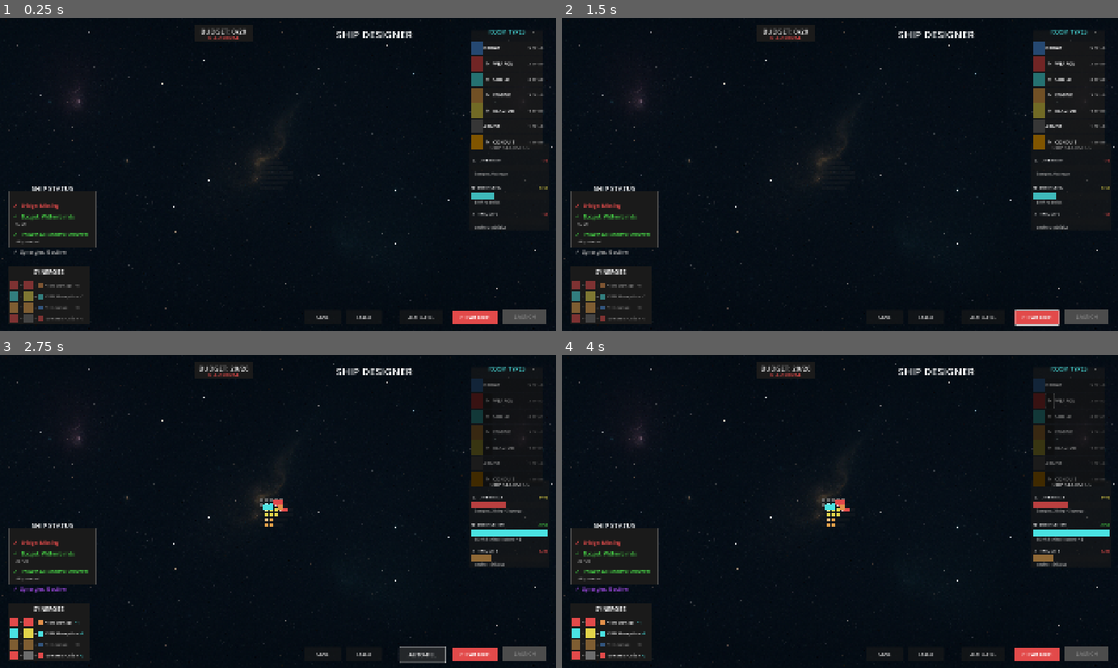
Above: before the commit, frames 1-4 (two rows, left to right).
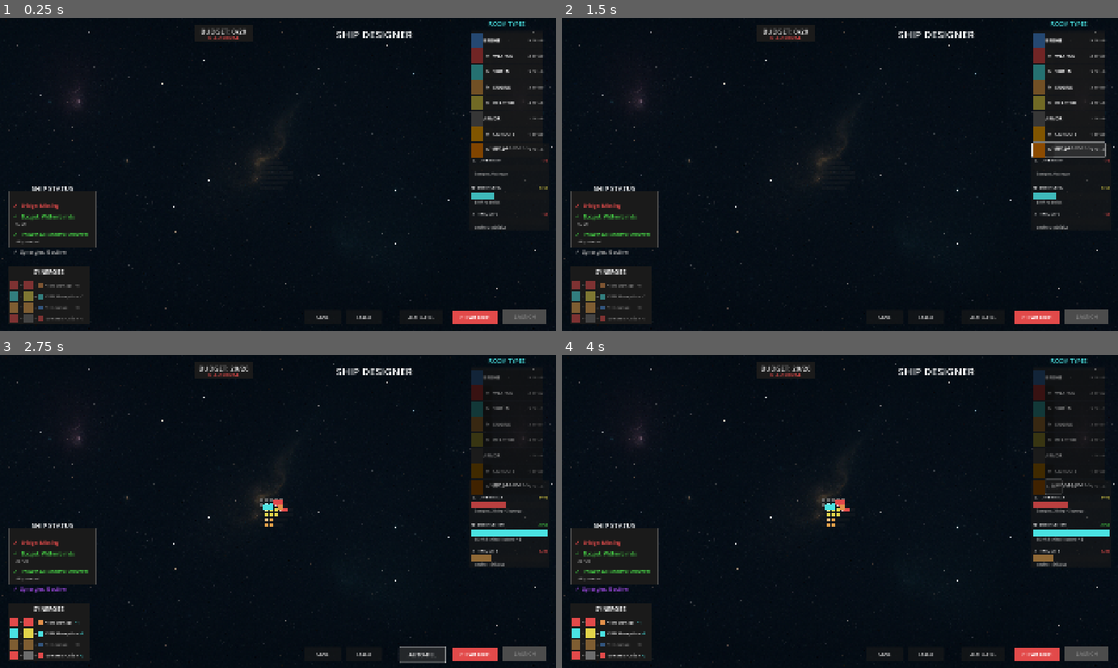
Above: after the commit, the same moments.

Repository: cautiouskurns/Startship-Designer
Game: Godot game, scene res://scenes/main/Main.tscn
Same seed, same stepped clock (60 frames per second), same inputs: the game is played once before the commit and once after it. This scene is started directly instead of the project's main scene. Sound files missing from this copy of the repository are replaced by a short silence.
Inputs (mouse positions are in pixels of both pictures, inside the frame that each line leads up to):
- Up to frame 1 (0.25 s): no input
- Up to frame 2 (1.5 s): click "CLEAR GRID" at 0.5 s; click (1067, 149) at 1.27 s
- Up to frame 3 (2.75 s): click "AUTO-FILL" at 2 s
- Up to frame 4 (4 s): click "↻" at 2.75 s; click (1051, 486) at 3.5 s, where only the run after the commit has a clickable "↻90°"

The runs differ from the first frame. In frame 1, 1.4% of the frame differs, in the area x 84-98%, y 1-45%; in frame 2, 1.8%, in the area x 81-98%, y 1-99%; in frame 3, 1.1%; in frame 4, 1.2%.

Commit message:
feat: Add Relay room type and update related UI components

Diff:
--- /dev/null
+++ b/scenes/components/rooms/Relay.tscn
@@ -0,0 +1,33 @@
+[gd_scene load_steps=2 format=3 uid="uid://room_relay_001"]
+
+[ext_resource type="Script" path="res://scripts/components/Room.gd" id="1"]
+
+[node name="Relay" type="Control"]
+layout_mode = 3
+anchors_preset = 0
+script = ExtResource("1")
+room_type = 8
+
+[node name="ColorRect" type="ColorRect" parent="."]
+layout_mode = 1
+anchors_preset = 15
+anchor_right = 1.0
+anchor_bottom = 1.0
+grow_horizontal = 2
+grow_vertical = 2
+color = Color(1, 0.533333, 0, 1)
+
+[node name="Label" type="Label" parent="."]
+layout_mode = 1
+anchors_preset = 15
+anchor_right = 1.0
+anchor_bottom = 1.0
+grow_horizontal = 2
+grow_vertical = 2
+theme_override_colors/font_color = Color(1, 1, 1, 1)
+theme_override_font_sizes/font_size = 8
+text = "RELAY"
+horizontal_alignment = 1
+vertical_alignment = 1
+autowrap_mode = 2
+clip_text = true
--- a/scenes/designer/components/RoomPalettePanel.tscn
+++ b/scenes/designer/components/RoomPalettePanel.tscn
@@ -56,3 +56,7 @@
 [node name="ConduitButton" parent="VBoxContainer" instance=ExtResource("2")]
 layout_mode = 2
 room_type = 7
+
+[node name="RelayButton" parent="VBoxContainer" instance=ExtResource("2")]
+layout_mode = 2
+room_type = 8
--- a/scripts/data/RoomData.gd
+++ b/scripts/data/RoomData.gd
@@ -9,7 +9,8 @@
 	ENGINE,
 	REACTOR,
 	ARMOR,
-	CONDUIT
+	CONDUIT,
+	RELAY  # Feature 1.2: Power relay module (2×2)
 }
 
 ## Helper function to generate rectangular room shape from width and height
@@ -29,7 +30,8 @@
 	RoomType.ENGINE: 3,  # Phase 10.7: Changed from 2 (now occupies 4 tiles in 2×2)
 	RoomType.REACTOR: 4,  # Phase 10.7: Changed to 4 (now occupies 6 tiles in 3×2 rectangle)
 	RoomType.ARMOR: 1,   # Unchanged (occupies 1 tile)
-	RoomType.CONDUIT: 1  # Feature 2.1: EPS conduit (occupies 1 tile)
+	RoomType.CONDUIT: 1,  # Feature 2.1: EPS conduit (occupies 1 tile)
+	RoomType.RELAY: 3  # Feature 1.2: Power relay (occupies 4 tiles in 2×2)
 }
 
 ## Room shapes - just specify width×height, helper function generates coordinates
@@ -41,7 +43,8 @@
 	RoomType.ENGINE: make_rect_shape(2, 2),  # 2×2 square
 	RoomType.REACTOR: make_rect_shape(3, 2), # 3×2 rectangle
 	RoomType.ARMOR: make_rect_shape(1, 1),   # 1×1 single tile
-	RoomType.CONDUIT: make_rect_shape(1, 1)  # 1×1 single tile
+	RoomType.CONDUIT: make_rect_shape(1, 1),  # 1×1 single tile
+	RoomType.RELAY: make_rect_shape(2, 2)  # 2×2 square (Feature 1.2)
 }
 
 ## Room colors (hex values from design doc)
@@ -53,7 +56,8 @@
 	RoomType.ENGINE: Color(0.886, 0.627, 0.290),    # #E2A04A orange
 	RoomType.REACTOR: Color(0.886, 0.831, 0.290),   # #E2D44A yellow
 	RoomType.ARMOR: Color(0.424, 0.424, 0.424),     # #6C6C6C gray
-	RoomType.CONDUIT: Color(1.0, 0.667, 0.0)        # #FFAA00 yellow-orange
+	RoomType.CONDUIT: Color(1.0, 0.667, 0.0),        # #FFAA00 yellow-orange
+	RoomType.RELAY: Color(1.0, 0.533, 0.0)        # #FF8800 orange (Feature 1.2)
 }
 
 ## Room display labels
@@ -65,7 +69,8 @@
 	RoomType.ENGINE: "ENGINE",
 	RoomType.REACTOR: "REACTOR",
 	RoomType.ARMOR: "ARMOR",
-	RoomType.CONDUIT: "CONDUIT"
+	RoomType.CONDUIT: "CONDUIT",
+	RoomType.RELAY: "RELAY"  # Feature 1.2
 }
 
 ## Placement constraints (column indices, -1 means any column)
@@ -81,7 +86,8 @@
 	RoomType.ENGINE: [0, 1],   # Leftmost 2 columns (back of ship)
 	RoomType.REACTOR: [],      # Any column
 	RoomType.ARMOR: [],        # Any column
-	RoomType.CONDUIT: []       # Any column
+	RoomType.CONDUIT: [],       # Any column
+	RoomType.RELAY: []         # Any column (Feature 1.2)
 }
 
 ## Get cost for a room type
--- a/scripts/designer/RoomPalettePanel.gd
+++ b/scripts/designer/RoomPalettePanel.gd
@@ -14,6 +14,7 @@
 @onready var reactor_button: RoomTypeButton = $VBoxContainer/ReactorButton
 @onready var armor_button: RoomTypeButton = $VBoxContainer/ArmorButton
 @onready var conduit_button: RoomTypeButton = $VBoxContainer/ConduitButton
+@onready var relay_button: RoomTypeButton = $VBoxContainer/RelayButton  # Feature 1.2
 
 ## Track currently selected button
 var selected_button: RoomTypeButton = null
@@ -22,7 +23,7 @@
 var all_buttons: Array[RoomTypeButton] = []
 
 func _ready():
-	all_buttons = [bridge_button, weapon_button, shield_button, engine_button, reactor_button, armor_button, conduit_button]
+	all_buttons = [bridge_button, weapon_button, shield_button, engine_button, reactor_button, armor_button, conduit_button, relay_button]  # Feature 1.2: Added relay_button
 
 	# Connect signals from all buttons
 	for button in all_buttons:
--- a/scripts/designer/ShipDesigner.gd
+++ b/scripts/designer/ShipDesigner.gd
@@ -75,7 +75,8 @@
 	RoomData.RoomType.ENGINE: preload("res://scenes/components/rooms/Engine.tscn"),
 	RoomData.RoomType.REACTOR: preload("res://scenes/components/rooms/Reactor.tscn"),
 	RoomData.RoomType.ARMOR: preload("res://scenes/components/rooms/Armor.tscn"),
-	RoomData.RoomType.CONDUIT: preload("res://scenes/components/rooms/Conduit.tscn")
+	RoomData.RoomType.CONDUIT: preload("res://scenes/components/rooms/Conduit.tscn"),
+	RoomData.RoomType.RELAY: preload("res://scenes/components/rooms/Relay.tscn")  # Feature 1.2
 }
 
 ## Track all placed room instances (Phase 7.1 - multi-tile rooms)
@@ -927,7 +928,8 @@
 		RoomData.RoomType.ENGINE: 0,
 		RoomData.RoomType.REACTOR: 0,
 		RoomData.RoomType.ARMOR: 0,
-		RoomData.RoomType.CONDUIT: 0
+		RoomData.RoomType.CONDUIT: 0,
+		RoomData.RoomType.RELAY: 0  # Feature 1.2
 	}
 
 	# Count room instances (not tiles, to avoid counting multi-tile rooms multiple times)
@@ -944,7 +946,7 @@
 
 	# Check each room type
 	for room_type in [RoomData.RoomType.BRIDGE, RoomData.RoomType.WEAPON, RoomData.RoomType.SHIELD,
-					  RoomData.RoomType.ENGINE, RoomData.RoomType.REACTOR, RoomData.RoomType.ARMOR, RoomData.RoomType.CONDUIT]:
+					  RoomData.RoomType.ENGINE, RoomData.RoomType.REACTOR, RoomData.RoomType.ARMOR, RoomData.RoomType.CONDUIT, RoomData.RoomType.RELAY]:  # Feature 1.2: Added RELAY
 		var can_afford = true
 		var can_place_somewhere = false
 
